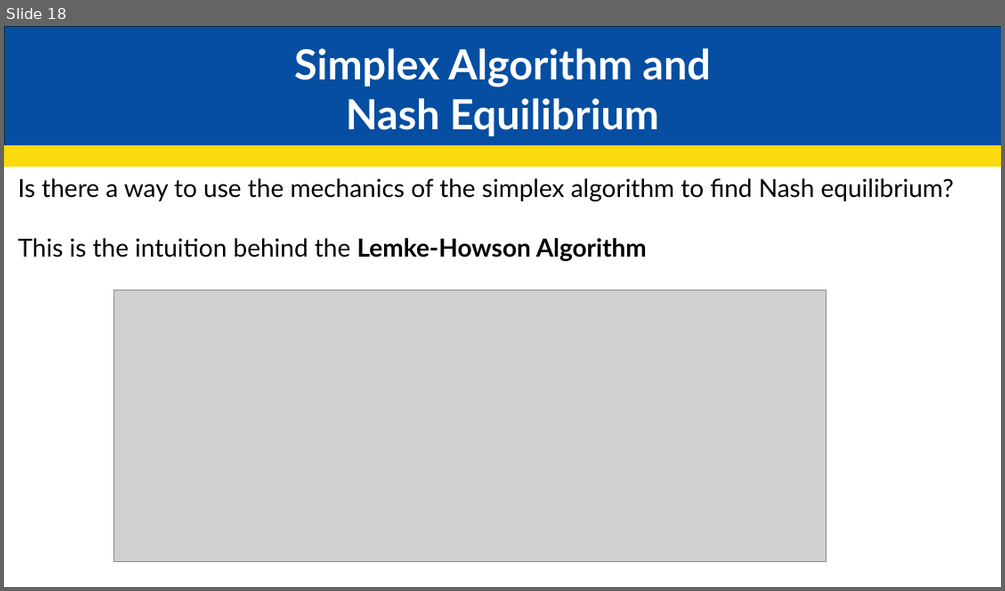
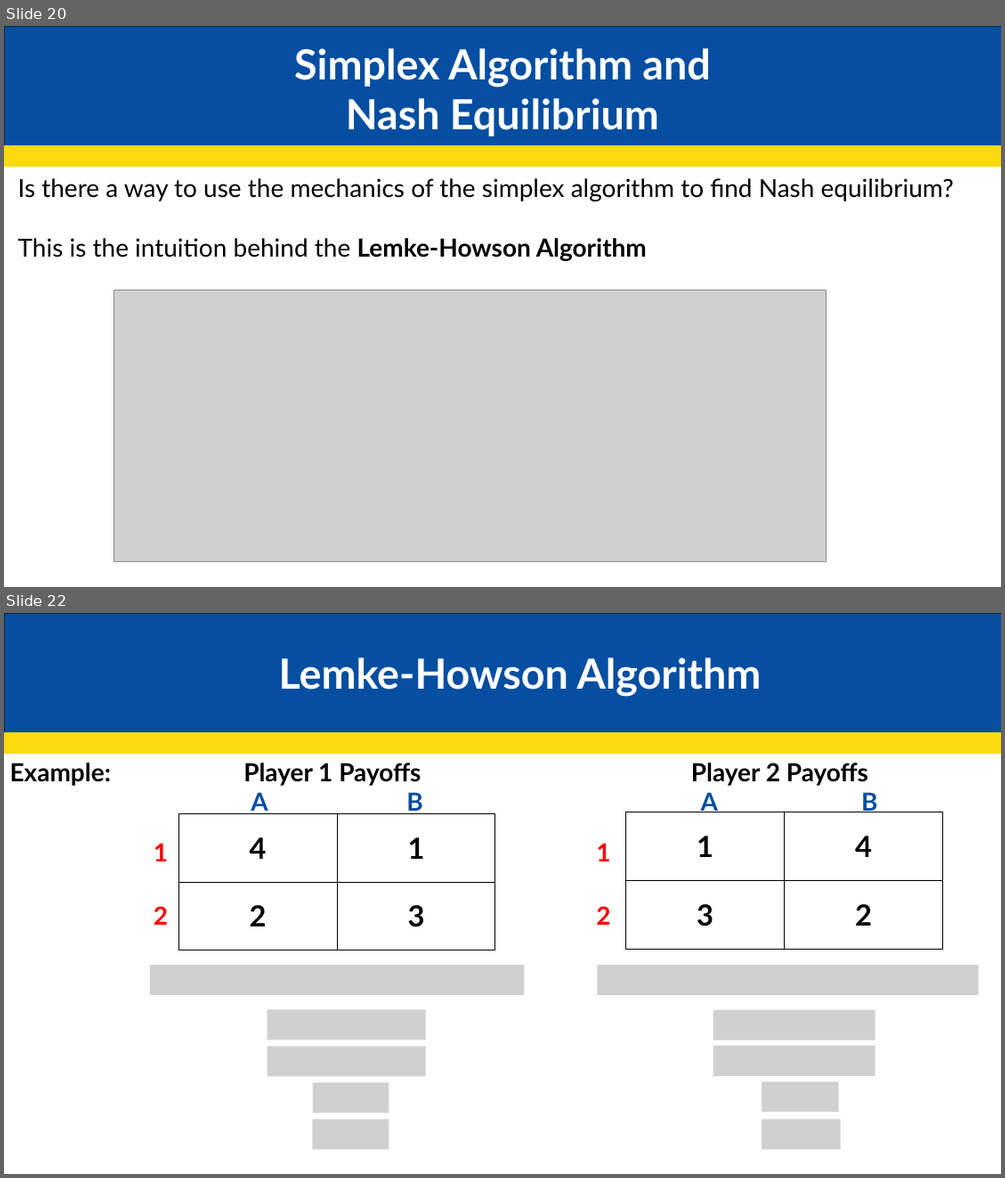
Before and after one commit to JakeCisc210/Candidacy, a slide deck: Reading Course/Presentations/Advanced Game Theory.pptx. Shown one above the other, each under a label of ours: slide 18 before the commit, slides 20 and 22 after it; the slides between them are not shown. The pictures are 1005x591 and 1005x1178 pixels, drawn with LibreOffice and Linux fonts; fonts in the diff are those of the drawing; grey boxes stand for pictures. Boxes give left, top, right and bottom in pixels: in the first picture for what was removed or moved away, otherwise in the second. Text is boxed around its words. In the diff, an @@ line names an element or a change of style, - is before the commit and + after.

```diff
--- a/Reading Course/Presentations/Advanced Game Theory.pptx
+++ b/Reading Course/Presentations/Advanced Game Theory.pptx
@@ slide 22 added at <box>4,613,1001,1174</box>, background #FFFFFF @@
@@ rectangle added at <box>5,613,1001,732</box>, fill #064EA1, outline #092A39 1.5 pt @@
@@ text added at <box>279,657,761,697</box>, 40 pt, text #FFFFFF, bold @@
+Lemke-Howson Algorithm
@@ rectangle added at <box>4,732,1001,753</box>, fill #FBDB0E, outline #FBDB0E 1.5 pt @@
@@ text added at <box>10,763,111,786</box>, 24 pt, text #000000, bold @@
+  Example:
@@ text added at <box>243,763,421,786</box>, 24 pt, text #000000, bold @@
+  Player 1 Payoffs
@@ text added at <box>691,763,868,786</box>, 24 pt, text #000000, bold @@
+  Player 2 Payoffs
@@ text added at <box>251,792,267,814</box>, 24 pt, text #064EA1, bold @@
+  A
@@ text added at <box>406,792,422,814</box>, 24 pt, text #064EA1, bold @@
+  B
@@ text added at <box>701,792,718,812</box>, 24 pt, text #064EA1, bold @@
+  A
@@ text added at <box>861,792,877,812</box>, 24 pt, text #064EA1, bold @@
+  B
@@ table added at <box>178,813,495,950</box>, 2 rows, 2 columns @@
+4 | 1
+2 | 3
@@ table added at <box>626,812,943,949</box>, 2 rows, 2 columns @@
+1 | 4
+3 | 2
@@ text added at <box>154,843,168,861</box>, 24 pt, text #FF0000, bold @@
+  1
@@ text added at <box>596,843,610,861</box>, 24 pt, text #FF0000, bold @@
+  1
@@ text added at <box>154,906,168,925</box>, 24 pt, text #FF0000, bold @@
+  2
@@ text added at <box>596,906,610,925</box>, 24 pt, text #FF0000, bold @@
+  2
@@ picture added at <box>150,965,525,995</box> @@
@@ picture added at <box>597,965,979,995</box> @@
@@ picture added at <box>267,1009,426,1039</box> @@
@@ picture added at <box>713,1010,876,1040</box> @@
@@ picture added at <box>267,1046,426,1076</box> @@
@@ picture added at <box>713,1046,876,1076</box> @@
@@ picture added at <box>313,1083,389,1112</box> @@
@@ picture added at <box>761,1082,839,1111</box> @@
@@ picture added at <box>312,1119,389,1149</box> @@
@@ picture added at <box>761,1119,841,1149</box> @@
@@ what was slide 18 is now slide 20 @@
```
Also in this commit, not shown: 2 slides changed, 10 other slides added.
